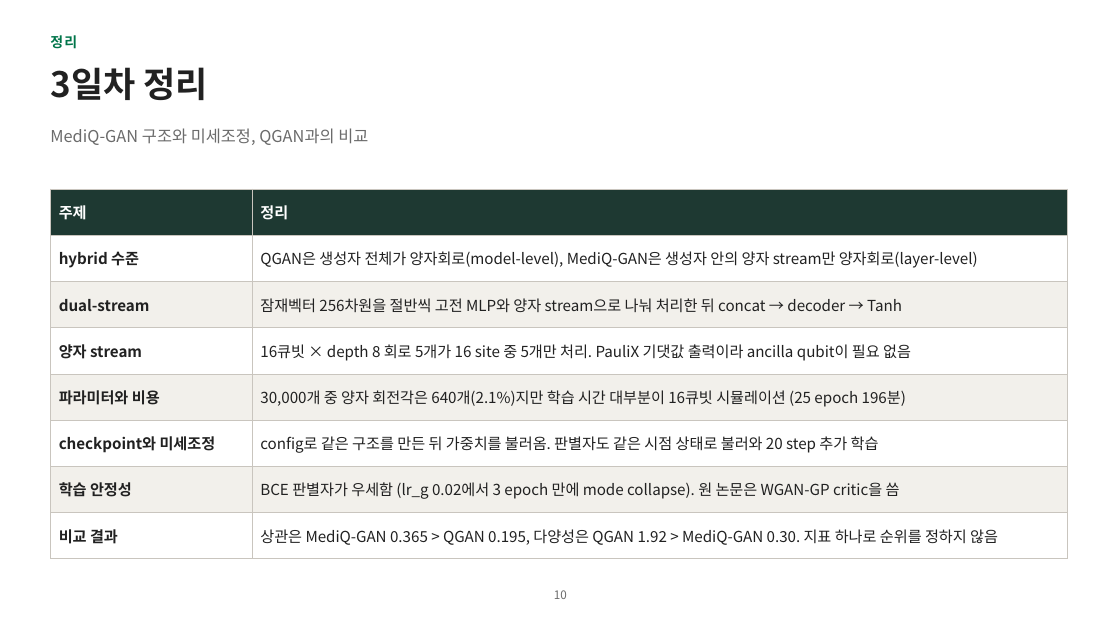
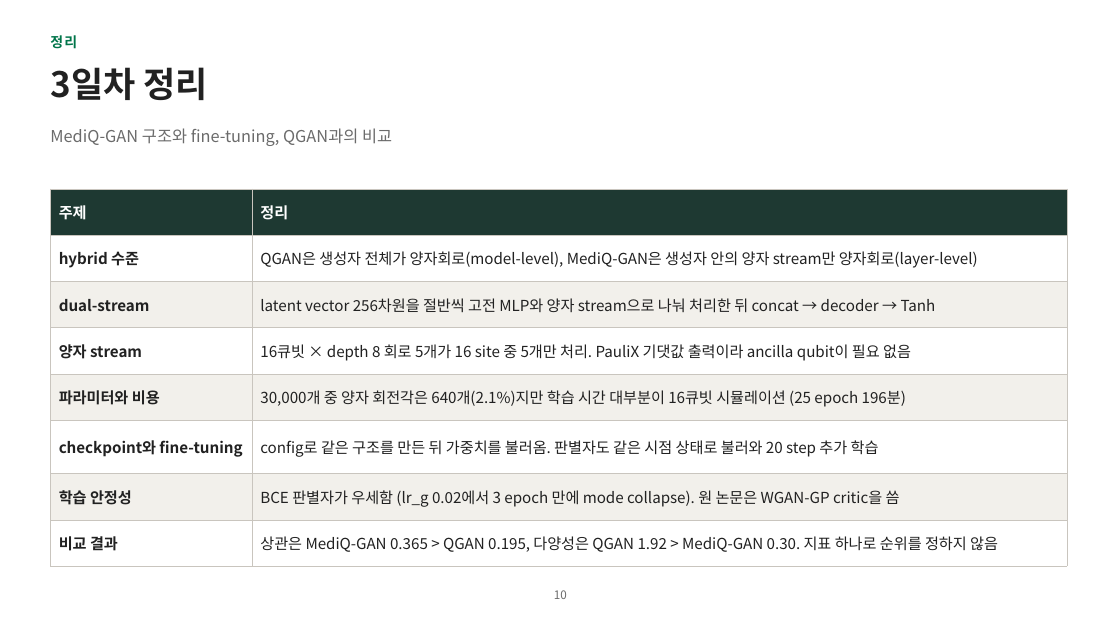
Before and after one commit to hyunhp/skin_disease_qml, a slide deck: slide 10 of practice/day3_slides/day3_practice_slides.pptx. Drawn at 1120x630 pixels with LibreOffice and Linux fonts; fonts in the diff are those of the drawing. Boxes give left, top, right and bottom in pixels: in the first picture for what was removed or moved away, otherwise in the second. Text is boxed around its words. In the diff, an @@ line names an element or a change of style, - is before the commit and + after.

```diff
--- a/practice/day3_slides/day3_practice_slides.pptx
+++ b/practice/day3_slides/day3_practice_slides.pptx
@@ text at bbox=[50, 128, 392, 146]: text changed @@
-MediQ-GAN 구조와 미세조정, QGAN과의 비교
+MediQ-GAN 구조와 fine-tuning, QGAN과의 비교
@@ table at bbox=[50, 189, 1067, 556] @@
-row 3, column 2: 잠재벡터 256차원을 절반씩 고전 MLP와 양자 stream으로 나눠 처리한 뒤 concat → decoder → Tanh
+row 3, column 2: latent vector 256차원을 절반씩 고전 MLP와 양자 stream으로 나눠 처리한 뒤 concat → decoder → Tanh
-row 6, column 1: checkpoint와 미세조정
+row 6, column 1: checkpoint와 fine-tuning
```
Also in this commit, not shown: 5 other slides changed, 13 other files.
